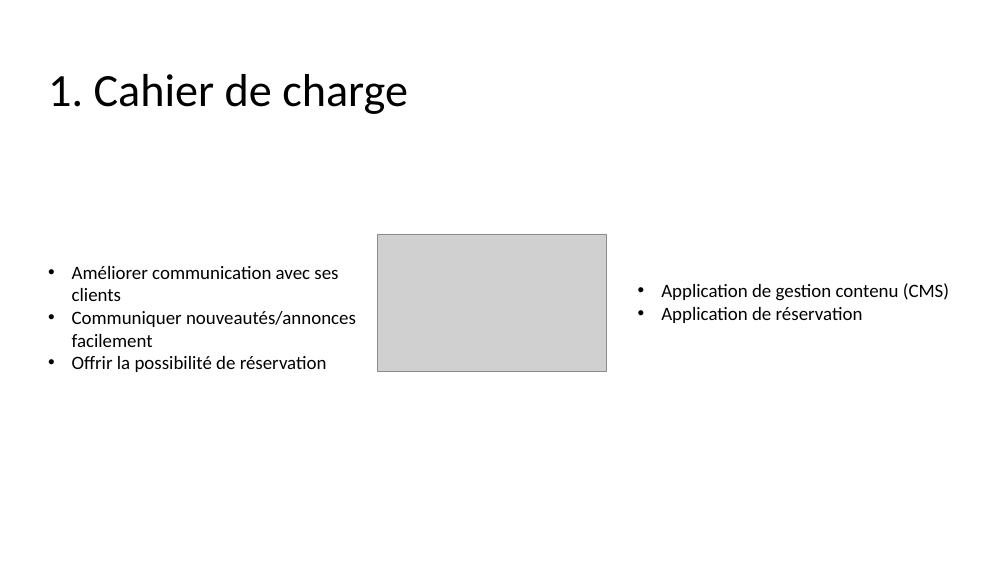
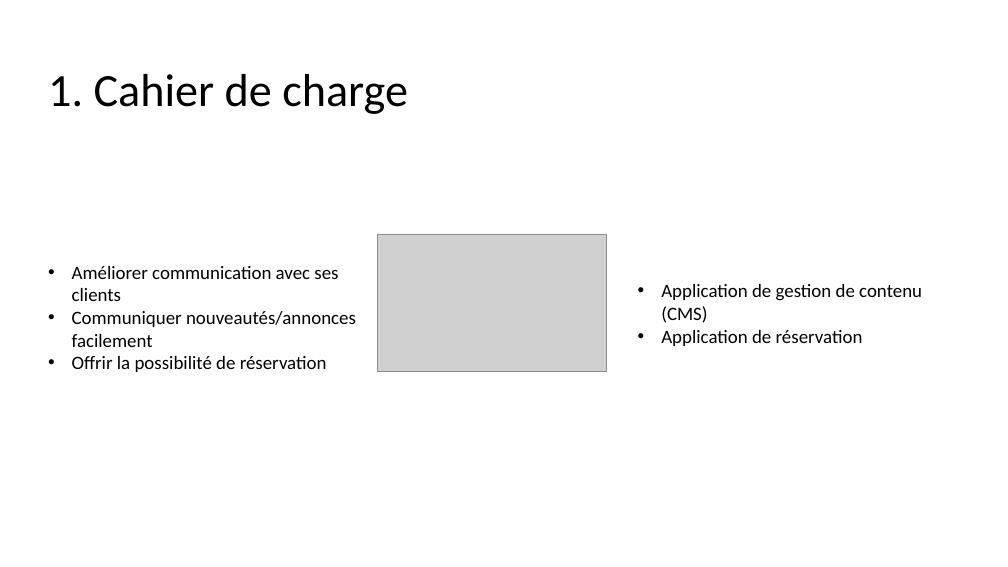
Before and after one commit to saidworks/fil_rouge, a slide deck: slide 3 of Presentation.pptx. Drawn at 1008x567 pixels with LibreOffice and Linux fonts; fonts in the diff are those of the drawing; grey boxes stand for pictures. Boxes give left, top, right and bottom in pixels: in the first picture for what was removed or moved away, otherwise in the second. Text is boxed around its words. In the diff, an @@ line names an element or a change of style, - is before the commit and + after.

```diff
--- a/Presentation.pptx
+++ b/Presentation.pptx
@@ text at [661, 284, 922, 323]: text changed @@
-• Application de gestion contenu (CMS)
+• Application de gestion de contenu (CMS)
```
Also in this commit, not shown: 11 other slides changed, 2 slides added, 2 slides removed, 39 other files.
